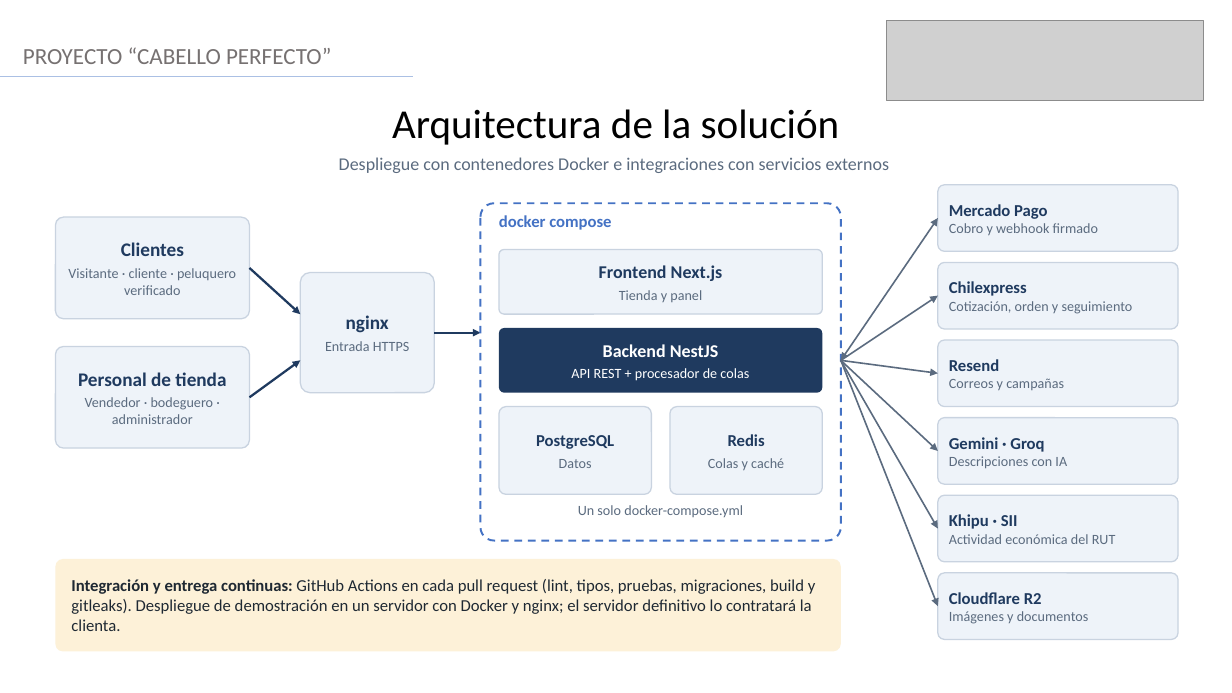
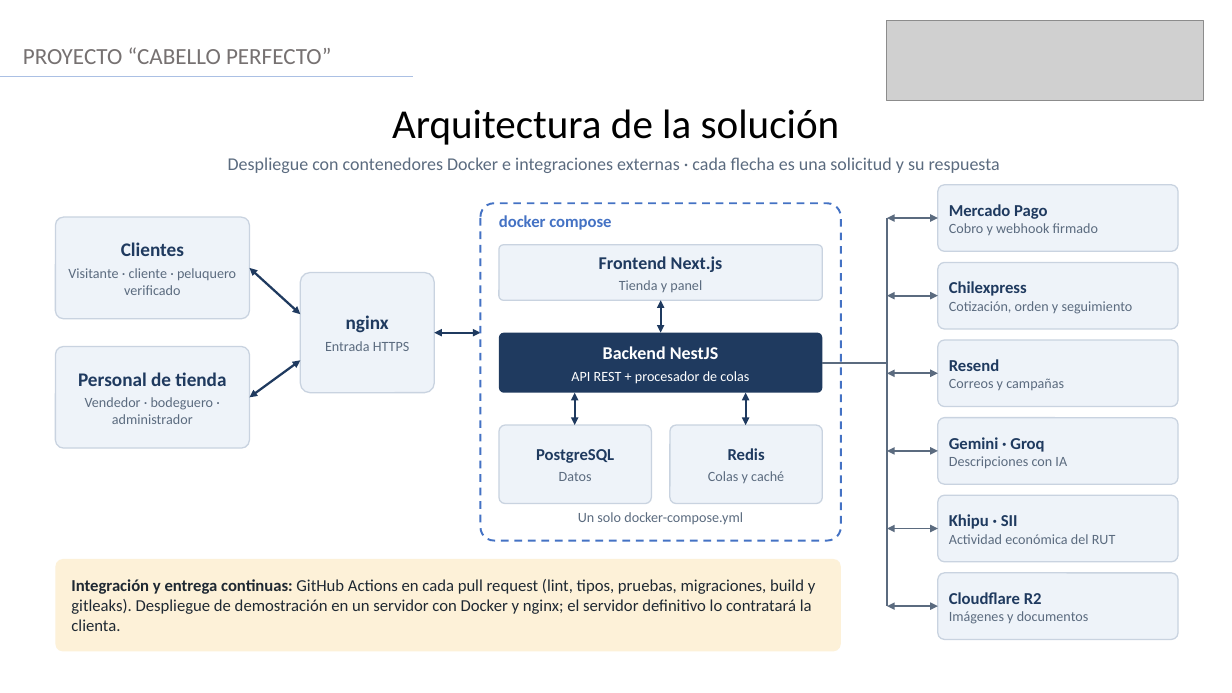
Before and after one commit to Contrum-Projects/fase-1, a slide deck: slide 9 of fase2/Evidencias Proyecto/Presentacion_final_Cabello_Perfecto.pptx. Drawn at 1232x693 pixels with LibreOffice and Linux fonts; fonts in the diff are those of the drawing; grey boxes stand for pictures. Boxes give left, top, right and bottom in pixels: in the first picture for what was removed or moved away, otherwise in the second. Text is boxed around its words. In the diff, an @@ line names an element or a change of style, - is before the commit and + after.

```diff
--- a/fase2/Evidencias Proyecto/Presentacion_final_Cabello_Perfecto.pptx
+++ b/fase2/Evidencias Proyecto/Presentacion_final_Cabello_Perfecto.pptx
@@ text at bbox=[228, 157, 1000, 173]: text changed @@
-Despliegue con contenedores Docker e integraciones con servicios externos
+Despliegue con contenedores Docker e integraciones externas · cada flecha es una solicitud y su respuesta
@@ double arrow removed from (841, 360) to (938, 218) @@
@@ double arrow added from (887, 218) to (938, 218), #5B6B7F 1.5 pt @@
@@ line added from (887, 218) to (887, 606), #5B6B7F 1.5 pt @@
@@ arrow (250, 268) - (300, 314): arrow to double arrow @@
@@ rounded rectangle "Frontend Next.js": place and size @@
-rounded rectangle "Frontend Next.js" at bbox=[499, 250, 823, 314]
+rounded rectangle "Frontend Next.js" at bbox=[499, 245, 823, 300]
@@ arrow removed from (841, 360) to (938, 296) @@
@@ double arrow added from (887, 296) to (938, 296), #5B6B7F 1.5 pt @@
@@ double arrow added from (661, 300) to (661, 333), #1F3A5F 1.75 pt @@
@@ arrow (434, 333) - (481, 333): arrow to double arrow @@
@@ rounded rectangle "Backend NestJS": place and size @@
-rounded rectangle "Backend NestJS" at bbox=[499, 328, 823, 393]
+rounded rectangle "Backend NestJS" at bbox=[499, 333, 823, 393]
@@ arrow (250, 397) - (300, 360): arrow to double arrow @@
@@ arrow moved from (841, 360) - (938, 373) to (823, 363) - (887, 363) @@
@@ arrow (823, 363) - (887, 363): arrow to line; stroke #5B6B7F 1.25 pt to #5B6B7F 1.5 pt @@
@@ arrow removed from (841, 360) to (938, 451) @@
@@ arrow removed from (841, 360) to (938, 529) @@
@@ arrow removed from (841, 360) to (938, 606) @@
@@ double arrow added from (887, 373) to (938, 373), #5B6B7F 1.5 pt @@
@@ double arrow added from (575, 393) to (575, 425), #1F3A5F 1.75 pt @@
@@ double arrow added from (746, 393) to (746, 425), #1F3A5F 1.75 pt @@
@@ rounded rectangle "PostgreSQL": place and size @@
-rounded rectangle "PostgreSQL" at bbox=[499, 407, 652, 494]
+rounded rectangle "PostgreSQL" at bbox=[499, 425, 652, 504]
@@ rounded rectangle "Redis": place and size @@
-rounded rectangle "Redis" at bbox=[670, 407, 823, 494]
+rounded rectangle "Redis" at bbox=[670, 425, 823, 504]
@@ double arrow added from (887, 451) to (938, 451), #5B6B7F 1.5 pt @@
@@ text "Un solo docker-compose.yml": place and size @@
-text "Un solo docker-compose.yml" at bbox=[578, 505, 743, 517]
+text "Un solo docker-compose.yml" at bbox=[578, 512, 743, 524]
@@ double arrow added from (887, 529) to (938, 529), #5B6B7F 1.5 pt @@
@@ double arrow added from (887, 606) to (938, 606), #5B6B7F 1.5 pt @@
```
Also in this commit, not shown: 4 other slides changed.
